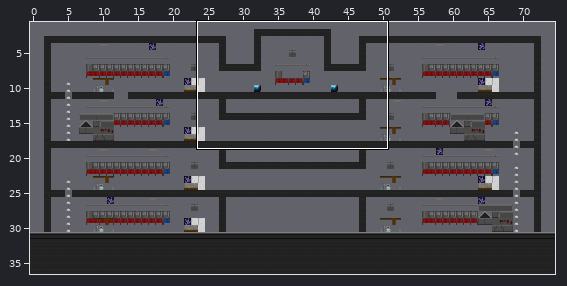
Tiled map, stored at resources/tilemap/zona_hospital.tmx. The picture above shows the old version from afar; the outline marks the close-up.
Close-up. Before the commit:
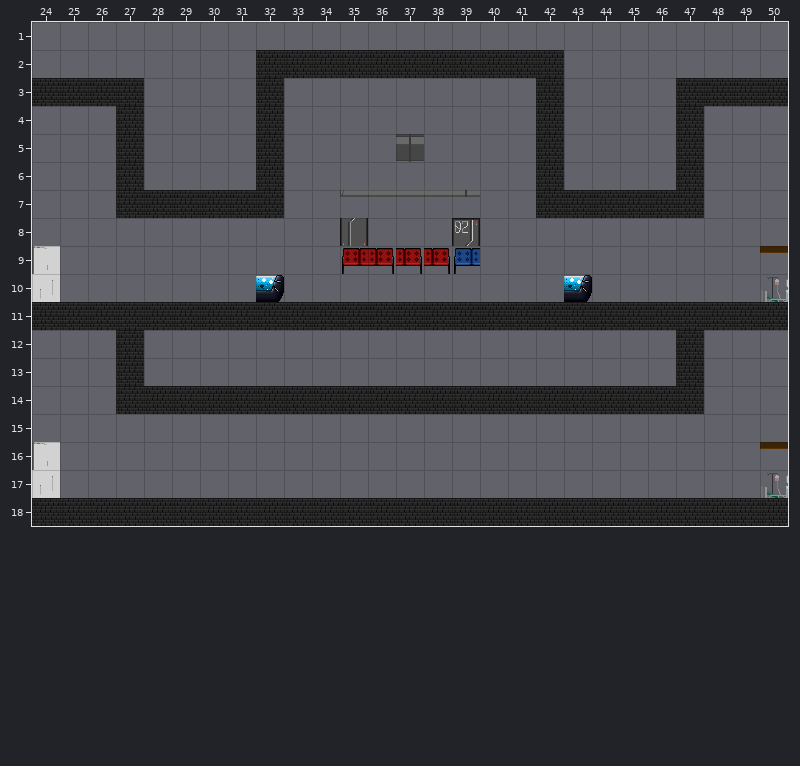
Cells are 32x32 px. Shown: x 24..50, y 1..18. The commit also changed other parts of the map, which this record leaves out. The commit also replaced the tileset; all pictures use the new one.
After:
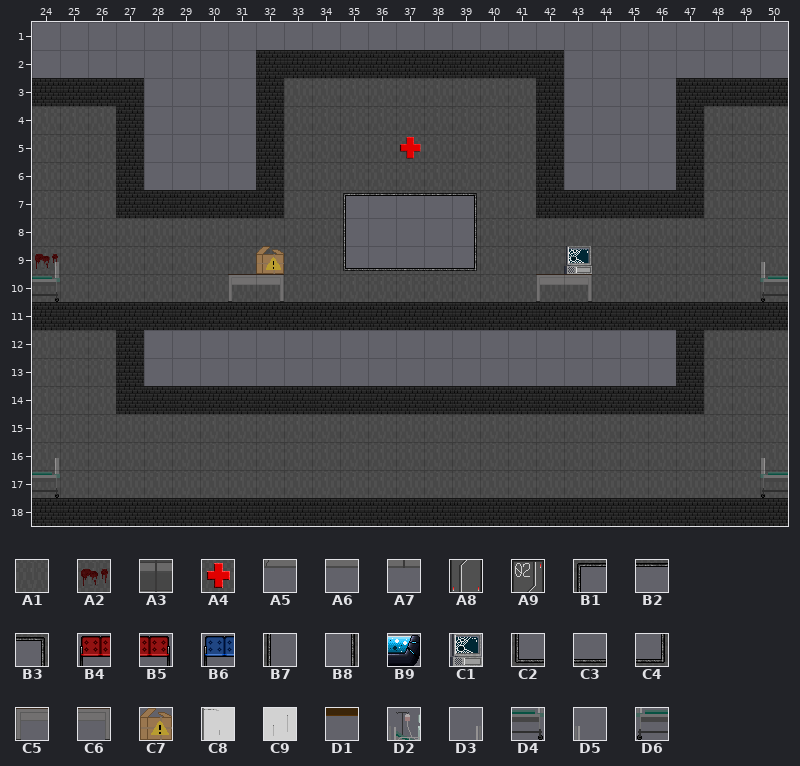
Key: from "template_tileset": A1 33, A2 34, A3 54, A4 66, A5 67, A6 68, A7 69, A8 79, A9 81, B1 82, B2 83, B3 84, B4 91, B5 92, B6 93, B7 97, B8 99, B9 105, C1 107, C2 112, C3 113, C4 114, C5 127, C6 129, C7 142, C8 153, C9 165, D1 175, D2 187, D3 189, D4 204, D5 217, D6 232.
__ is an empty cell.
Edits made:
{"where": "layer \"Background\""}
{"y":3,"x":33,"old":"__ __ __ __ __ __ __ __ __","new":"A1 A1 A1 A1 A1 A1 A1 A1 A1"}
{"y":4,"x":24,"old":"__ __ __","new":"A1 A1 A1"}
{"y":4,"x":33,"old":"__ __ __ __ __ __ __ __ __","new":"A1 A1 A1 A1 A1 A1 A1 A1 A1"}
{"y":4,"x":48,"old":"__ __ __","new":"A1 A1 A1"}
{"y":5,"x":24,"old":"__ __ __","new":"A1 A1 A1"}
{"y":5,"x":33,"old":"__ __ __ __ A3 __ __ __ __","new":"A1 A1 A1 A1 A4 A1 A1 A1 A1"}
{"y":5,"x":48,"old":"__ __ __","new":"A1 A1 A1"}
{"y":6,"x":24,"old":"__ __ __","new":"A1 A1 A1"}
{"y":6,"x":33,"old":"__ __ __ __ __ __ __ __ __","new":"A1 A1 A1 A1 A1 A1 A1 A1 A1"}
{"y":6,"x":48,"old":"__ __ __","new":"A1 A1 A1"}
{"y":7,"x":24,"old":"__ __ __","new":"A1 A1 A1"}
{"y":7,"x":33,"old":"__ __ A5 A6 A6 A6 A7 __ __","new":"A1 A1 B1 B2 B2 B2 B3 A1 A1"}
{"y":7,"x":48,"old":"__ __ __","new":"A1 A1 A1"}
{"y":8,"x":24,"old":"__ __ __ __ __ __ __ __ __ __ __ A8","new":"A1 A1 A1 A1 A1 A1 A1 A1 A1 A1 A1 B7"}
{"y":8,"x":39,"old":"A9 __ __ __ __ __ __ __ __ __ __ __","new":"B8 A1 A1 A1 A1 A1 A1 A1 A1 A1 A1 A1"}
{"y":9,"x":24,"old":"__ __ __ __ __ __ __ __ __ __ __ B4 B5 B5 B5 B6 __ __ __ __ __ __ __ __ __ __ __","new":"A2 A1 A1 A1 A1 A1 A1 A1 A1 A1 A1 C2 C3 C3 C3 C4 A1 A1 A1 A1 A1 A1 A1 A1 A1 A1 A1"}
{"y":10,"x":24,"old":"__ __ __ __ __ __ __ __ __ __ __ __ __ __ __ __ __ __ __ __ __ __ __ __ __ __ __","new":"A1 A1 A1 A1 A1 A1 A1 A1 A1 A1 A1 A1 A1 A1 A1 A1 A1 A1 A1 A1 A1 A1 A1 A1 A1 A1 A1"}
{"y":12,"x":24,"old":"__ __ __","new":"A1 A1 A1"}
{"y":12,"x":48,"old":"__ __ __","new":"A1 A1 A1"}
{"y":13,"x":24,"old":"__ __ __","new":"A1 A1 A1"}
{"y":13,"x":48,"old":"__ __ __","new":"A1 A1 A1"}
{"y":14,"x":24,"old":"__ __ __","new":"A1 A1 A1"}
{"y":14,"x":48,"old":"__ __ __","new":"A1 A1 A1"}
{"y":15,"x":24,"old":"__ __ __ __ __ __ __ __ __ __ __ __ __ __ __ __ __ __ __ __ __ __ __ __ __ __ __","new":"A1 A1 A1 A1 A1 A1 A1 A1 A1 A1 A1 A1 A1 A1 A1 A1 A1 A1 A1 A1 A1 A1 A1 A1 A1 A1 A1"}
{"y":16,"x":24,"old":"__ __ __ __ __ __ __ __ __ __ __ __ __ __ __ __ __ __ __ __ __ __ __ __ __ __ __","new":"A1 A1 A1 A1 A1 A1 A1 A1 A1 A1 A1 A1 A1 A1 A1 A1 A1 A1 A1 A1 A1 A1 A1 A1 A1 A1 A1"}
{"y":17,"x":24,"old":"__ __ __ __ __ __ __ __ __ __ __ __ __ __ __ __ __ __ __ __ __ __ __ __ __ __ __","new":"A1 A1 A1 A1 A1 A1 A1 A1 A1 A1 A1 A1 A1 A1 A1 A1 A1 A1 A1 A1 A1 A1 A1 A1 A1 A1 A1"}
{"where": "layer \"Elements\""}
{"y":9,"x":24,"old":"C8","new":"D3"}
{"y":9,"x":32,"old":"__","new":"C7"}
{"y":9,"x":43,"old":"__","new":"C1"}
{"y":9,"x":50,"old":"D1","new":"D5"}
{"y":10,"x":24,"old":"C9","new":"D4"}
{"y":10,"x":31,"old":"__ B9","new":"C5 C6"}
{"y":10,"x":42,"old":"__ B9","new":"C5 C6"}
{"y":10,"x":50,"old":"D2","new":"D6"}
{"y":16,"x":24,"old":"C8","new":"D3"}
{"y":16,"x":50,"old":"D1","new":"D5"}
{"y":17,"x":24,"old":"C9","new":"D4"}
{"y":17,"x":50,"old":"D2","new":"D6"}
